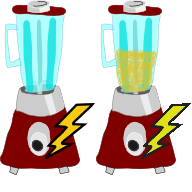
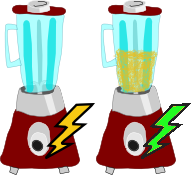
Before/after of a (192, 192) layered artwork. What changed in the layer stack:
painted on "licuadora.png" over [149, 106, 185, 152]
